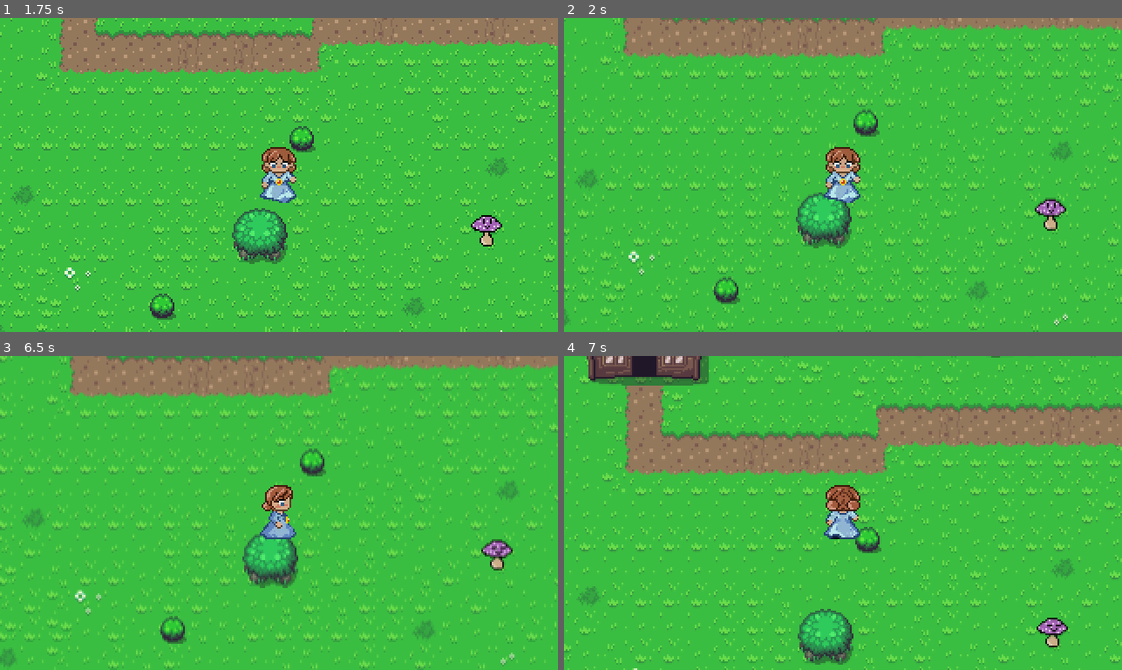
Above: before the commit, frames 1-4 (two rows, left to right).
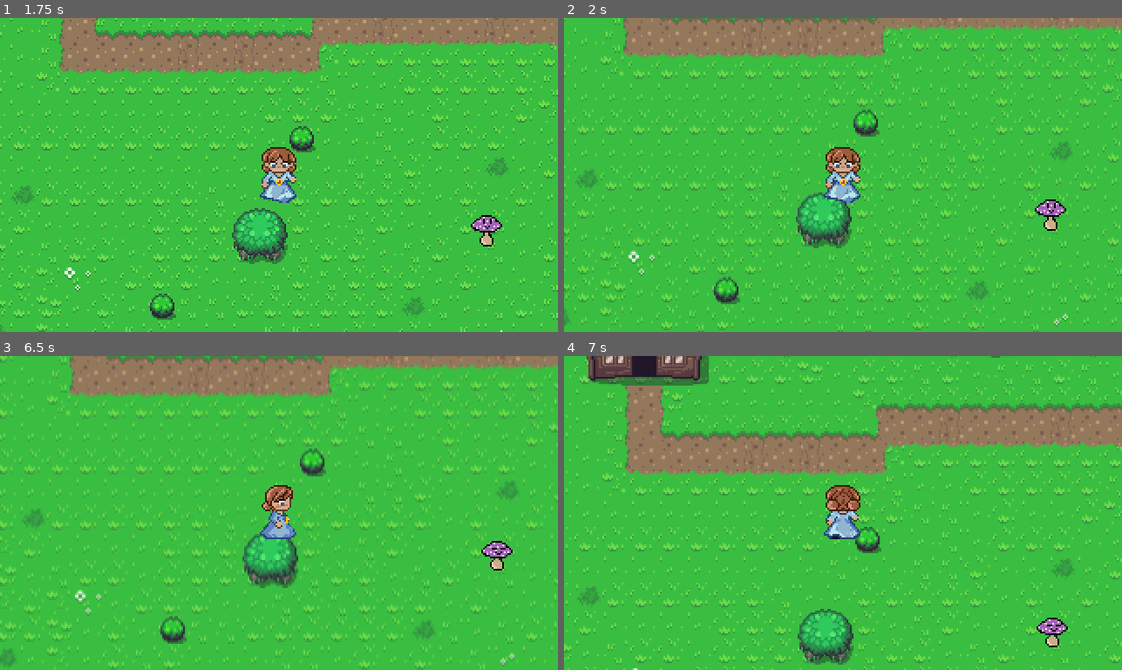
Above: after the commit, the same moments.

Repository: maxthi/GameJam24
Game: Godot game, scene res://levels/world/world.tscn
Same seed, same stepped clock (60 frames per second), same inputs: the game is played once before the commit and once after it.
Inputs:
- Up to frame 1 (1.75 s): tap Enter at 0.5 s; hold D (move_right) 0.53-1.28 s; hold S (move_down) from 1.28 s (still down)
- Up to frame 2 (2 s): keep holding S (move_down)
- Up to frame 3 (6.5 s): release S (move_down) at 2.03 s; hold D (move_right) 2.03-2.78 s; hold W (move_up) 2.78-3.53 s; hold A (move_left) 3.53-5.03 s; hold S (move_down) 5.03-5.78 s; hold D (move_right) from 5.78 s (still down)
- Up to frame 4 (7 s): release D (move_right) at 6.53 s; hold W (move_up) from 6.53 s (still down)

Frame 1 is identical in both runs. In frame 2, 0.2% of the frame differs, in the area x 84-90%, y 57-68%; in frame 3, 0.2%, in the area x 86-92%, y 58-69%; in frame 4, 0.1%.
Error in both runs: Invalid access to property or key 'on_collectible_pickup' on a base object of type 'Nil'. (res://objects/player/player_script.gd:32)

Commit message:
Update collectable_item_scene.tscn

Diff:
--- a/objects/collectable_item/collectable_item_scene.tscn
+++ b/objects/collectable_item/collectable_item_scene.tscn
@@ -16,8 +16,9 @@
 shape = SubResource("RectangleShape2D_cqb0a")
 
 [node name="AnimatedSprite2D" type="AnimatedSprite2D" parent="."]
+texture_filter = 1
 sprite_frames = ExtResource("2_mw7f6")
 animation = &"mushroom2"
-frame_progress = 0.688686
+frame_progress = 0.64398
 
 [connection signal="body_entered" from="." to="." method="_on_body_entered"]
